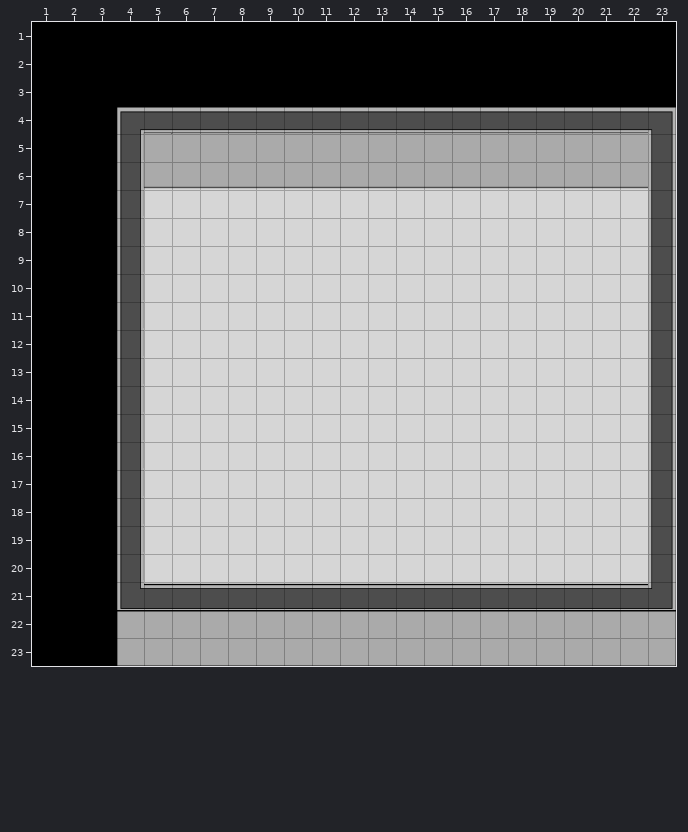
An edit to a level. Tiled map, android/assets/map2.tmx. The picture above was drawn from the file before the commit.
Cells are 50x50 px. Shown: x 1..23, y 1..23. The old version is drawn lined up with the new one.
After the commit:
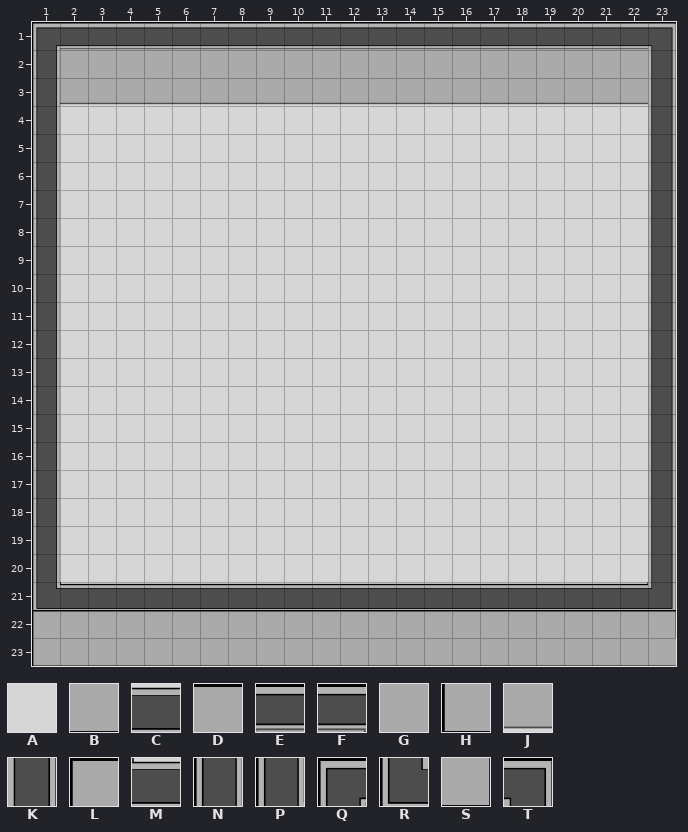
Key: from "map_second_pack": A 0, B 5, C 6, D 7, E 8, F 9, G 10, H 11, J 12, K 14, L 17, M 20, N 21, P 22, Q 23, R 24, S 26, T 27.
_ is an empty cell.
Tiles replaced or removed in this view: E, F, G, H, J, L, P, Q, R, S, T.
Changes in this commit:
Changed rows in their new state; . is an unchanged cell.
map size 20x20 -> 25x25 cells (old content now starts at 4,4; both pictures use the new coordinates)
Layer "Tile Layer 1":
first column x 1:
 1 QEEEEEEEEEEEEEEEEEEEEET
 2 NGGGGGGGGGGGGGGGGGGGGGK
 3 NJJJJJJJJJJJJJJJJJJJJJK
 4 NAAAAAAAAAAAAAAAAAAAAAK
 5 NAAAAAAAAAAAAAAAAAAAAA.
 6 NAAAAAAAAAAAAAAAAAAAAA.
 7 NAAA...................
 8 NAAA...................
 9 NAAA...................
10 NAAA...................
11 NAAA...................
12 NAAA...................
13 NAAA...................
14 NAAA...................
15 NAAA...................
16 NAAA...................
17 NAAA...................
18 NAAA...................
19 NAAA...................
20 NAAA...................
21 RMCC...................
22 LDDD...................
23 HBBB..................B
Changed places in both pictures, as pixel boxes (x1, y1, x2, y2):
changed: (33, 23, 676, 666)
